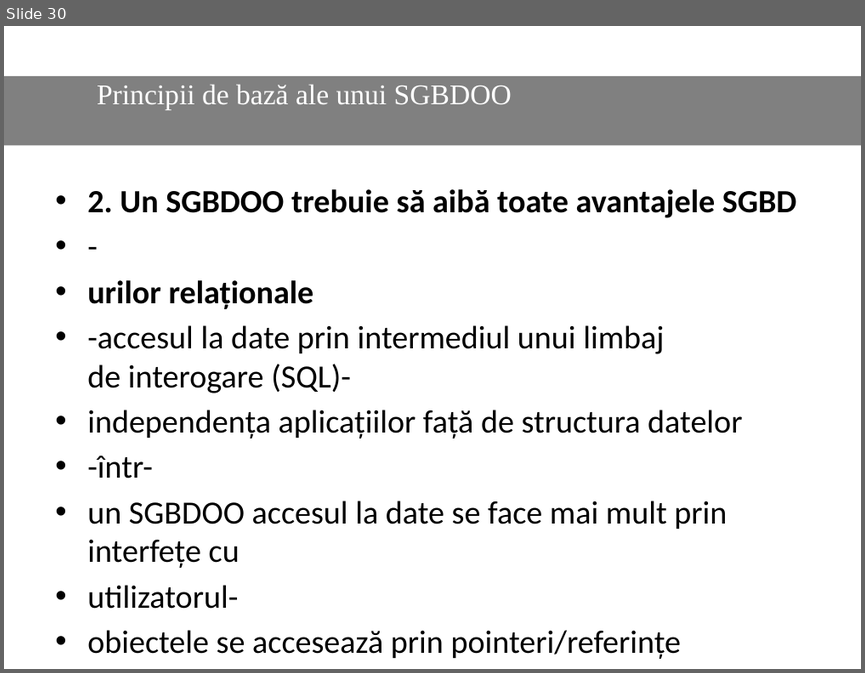
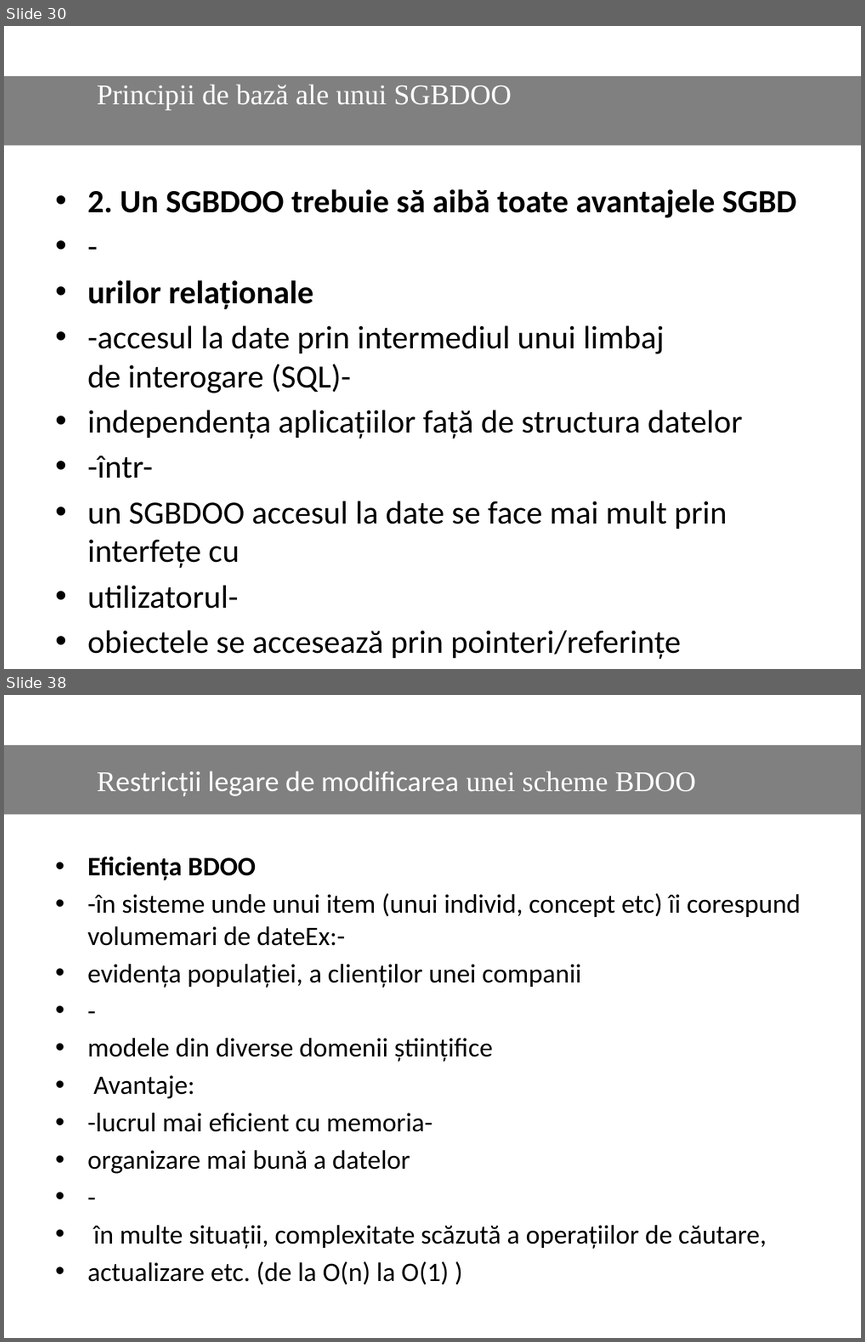
Before and after one commit to Dani25/BDOO, a slide deck: bdoo.pptx. Shown one above the other, each under a label of ours: slide 30 before the commit, slides 30 and 38 after it; the slides between them are not shown. The pictures are 865x673 and 865x1342 pixels, drawn with LibreOffice and Linux fonts; fonts in the diff are those of the drawing. Boxes give left, top, right and bottom in pixels: in the first picture for what was removed or moved away, otherwise in the second. Text is boxed around its words. In the diff, an @@ line names an element or a change of style, - is before the commit and + after.

```diff
--- a/bdoo.pptx
+++ b/bdoo.pptx
@@ slide 38 added at [4, 695, 861, 1338], background #FFFFFF @@
@@ rectangle added at [4, 744, 861, 814], fill #808080, 24 pt, text #FFFFFF @@
+Restricții legare de modificarea unei scheme BDOO
@@ text added at [87, 857, 800, 1284], 22.4 pt, text #000000 @@
+• Eficiența BDOO
+• -în sisteme unde unui item (unui individ, concept etc) îi corespund volumemari de dateEx:-
+• evidența populației, a clienților unei companii
+• -
+• modele din diverse domenii științifice
+• Avantaje:
+• -lucrul mai eficient cu memoria-
+• organizare mai bună a datelor
+• -
+• în multe situații, complexitate scăzută a operațiilor de căutare,
+• actualizare etc. (de la O(n) la O(1) )
```
Also in this commit, not shown: 13 other slides added, 2 slides removed.
